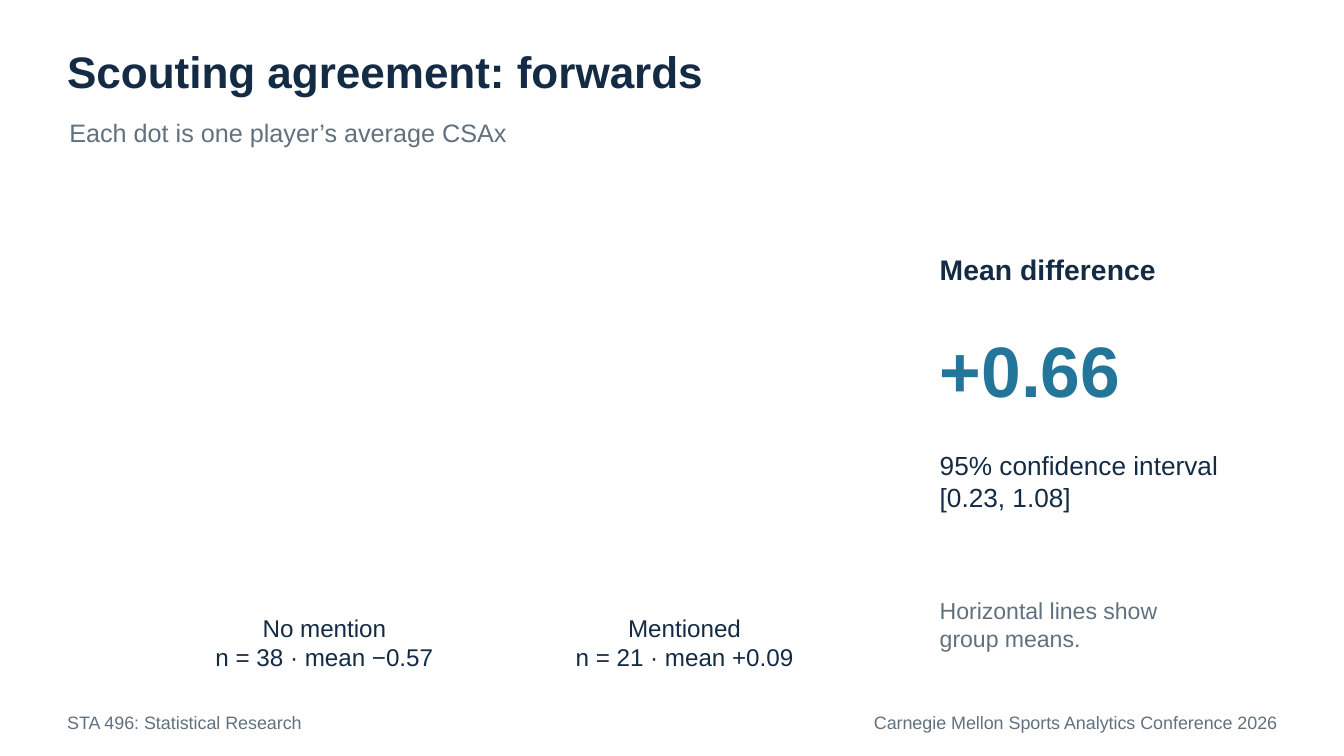
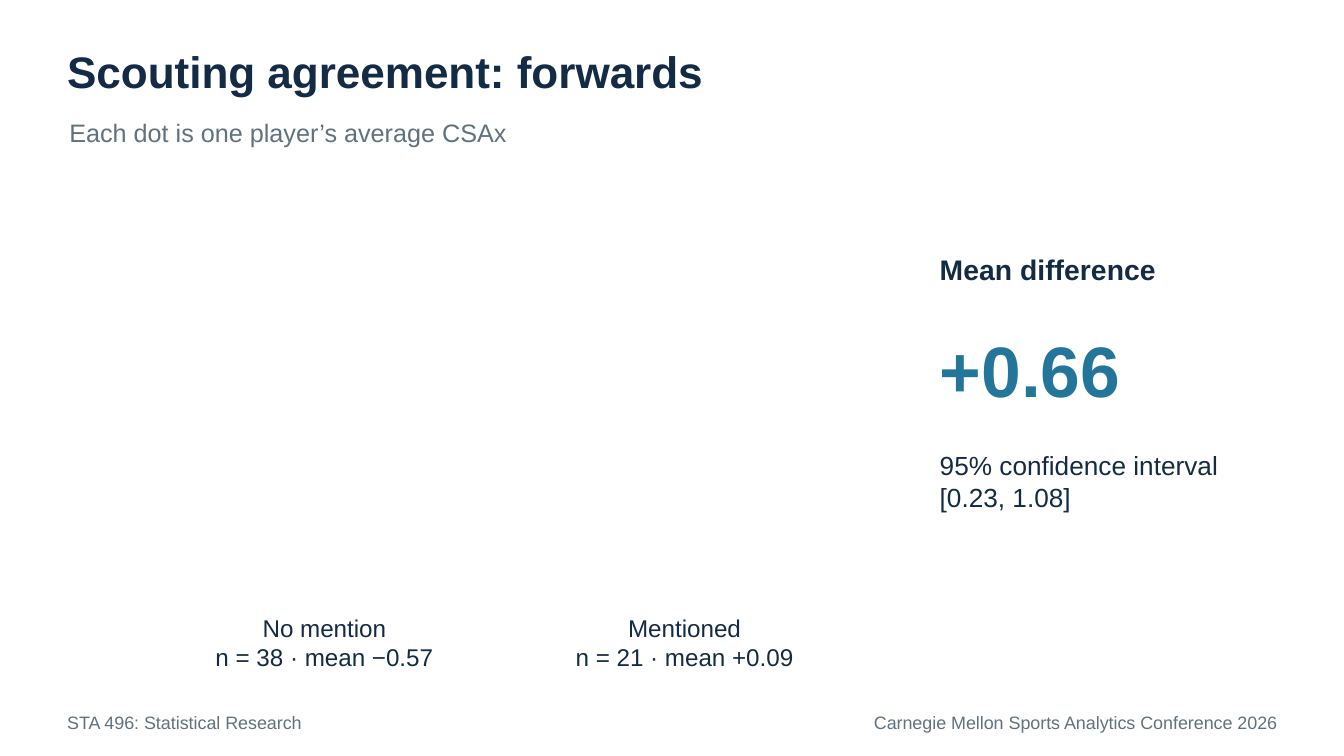
Before and after one commit to RentoSaijo/CSAx_STA496, a slide deck: slide 29 of reports/presentation.pptx. Drawn at 1344x756 pixels with LibreOffice and Linux fonts; fonts in the diff are those of the drawing. Boxes give left, top, right and bottom in pixels: in the first picture for what was removed or moved away, otherwise in the second. Text is boxed around its words. In the diff, an @@ line names an element or a change of style, - is before the commit and + after.

```diff
--- a/reports/presentation.pptx
+++ b/reports/presentation.pptx
@@ text removed at (940, 602, 1157, 652) @@
-Horizontal lines show
-group means.
```
Also in this commit, not shown: 10 other slides changed.
